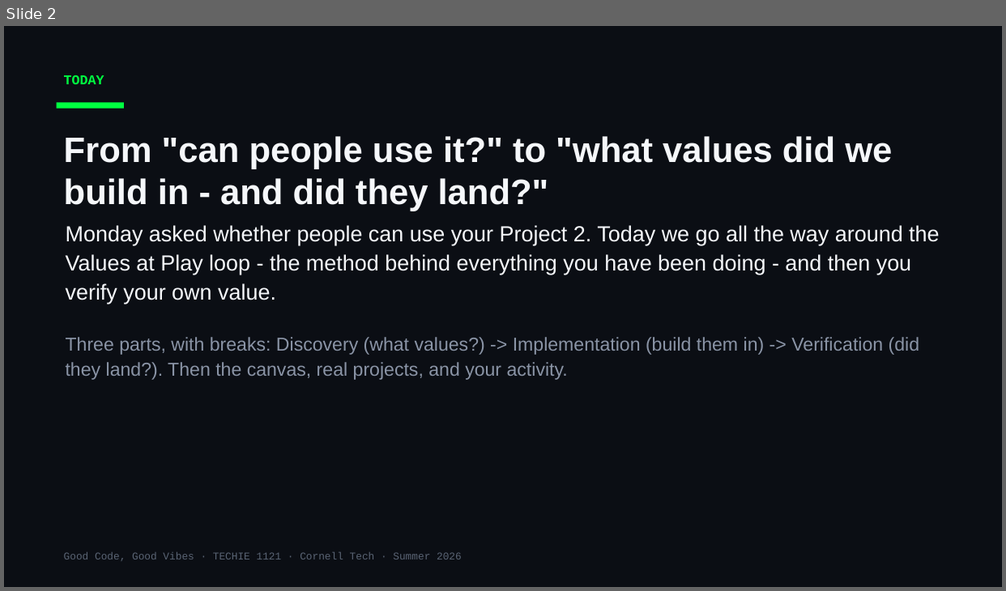
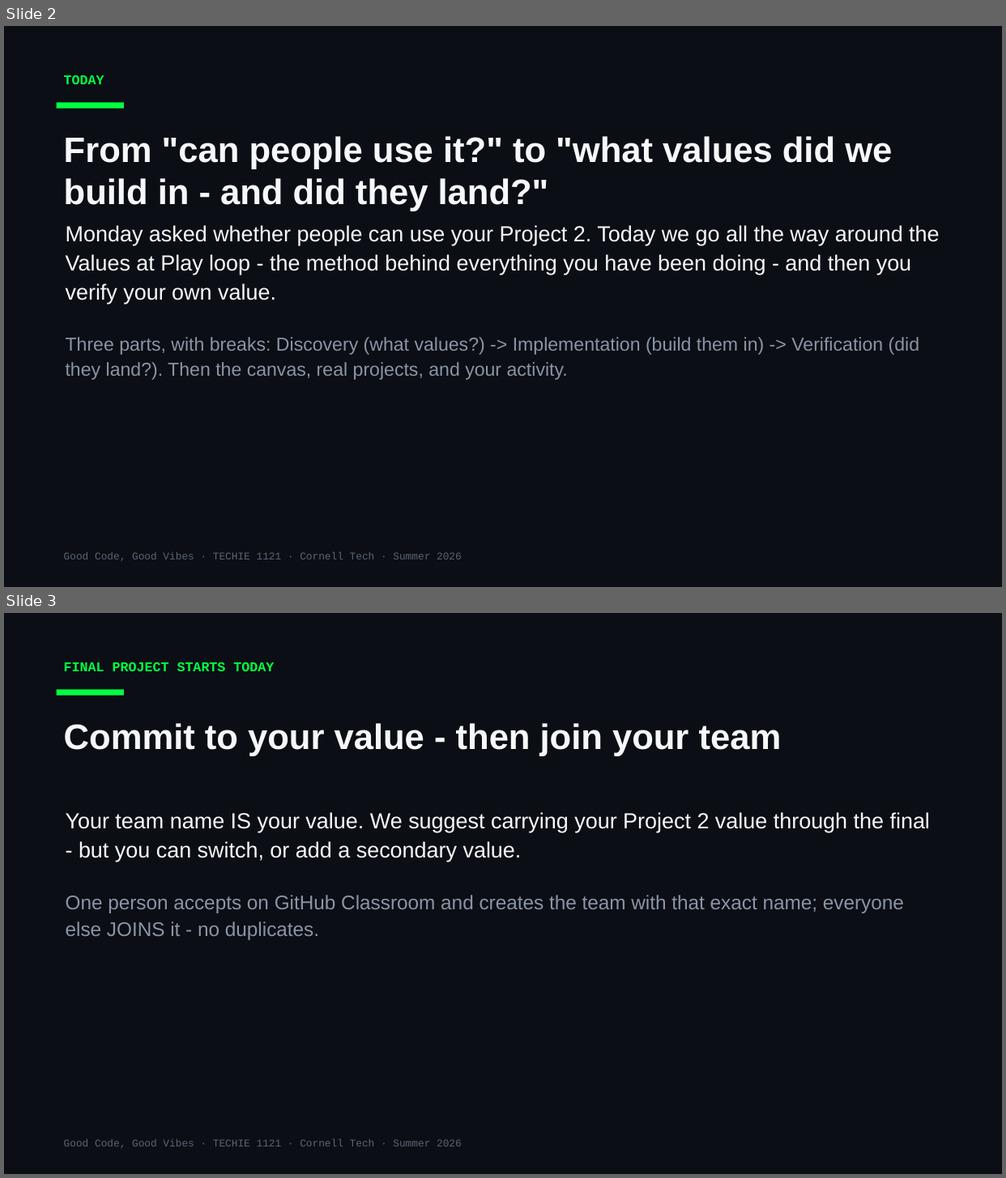
Before and after one commit to Cornell-Tech-Vibe-Coding-Summer-2026/website, a slide deck: slides/Week3-Tue-User-Testing-II.pptx. Shown one above the other, each under a label of ours: slide 2 before the commit, slides 2 and 3 after it. The pictures are 1006x591 and 1006x1178 pixels, drawn with LibreOffice and Linux fonts; fonts in the diff are those of the drawing. Boxes give left, top, right and bottom in pixels: in the first picture for what was removed or moved away, otherwise in the second. Text is boxed around its words. In the diff, an @@ line names an element or a change of style, - is before the commit and + after.

```diff
--- a/slides/Week3-Tue-User-Testing-II.pptx
+++ b/slides/Week3-Tue-User-Testing-II.pptx
@@ slide 3 added at bbox=[4, 613, 1002, 1174], background #0B0E14 @@
@@ text added at bbox=[64, 662, 274, 671], 13 pt, text #00FF41, bold @@
+FINAL PROJECT STARTS TODAY
@@ rectangle added at bbox=[57, 689, 124, 696], fill #00FF41 @@
@@ text added at bbox=[64, 723, 782, 756], 34 pt, text #F5F7FA, bold @@
+Commit to your value - then join your team
@@ text added at bbox=[66, 812, 930, 940], 21 pt, text #F5F7FA @@
+Your team name IS your value. We suggest carrying your Project 2 value through the final - but you can switch, or add a secondary value.
+One person accepts on GitHub Classroom and creates the team with that exact name; everyone else JOINS it - no duplicates.
@@ text added at bbox=[64, 1139, 462, 1148], 10 pt, text #5A6474 @@
+Good Code, Good Vibes · TECHIE 1121 · Cornell Tech · Summer 2026
```
Also in this commit, not shown: 1 other slide added, 1 other file.
